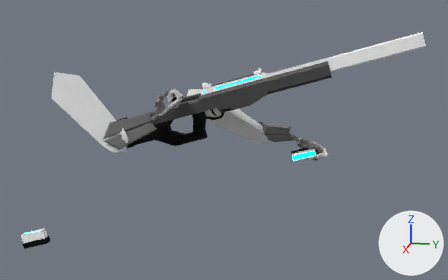
The Blender file ProtoSniperRig.blend, before and after one commit.
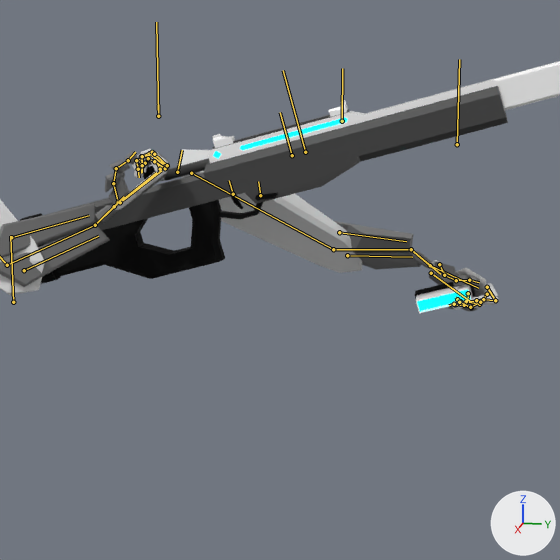
Old and new are each drawn whole from a camera (50 mm lens) standing at (16.93, 4.7, 2.39) and looking at (-0.35, 1.24, -1.93) and again close up on the part from 24% to 79% of the width and 8% to 96% of the height. Arrows for +X, +Y and +Z are at lower right; the lights stay in place. Both versions are drawn at frame 49 of the action 'ReloadEmpty'; the numbers are the values there. The bones that bend it are drawn over the model as lines in the close-ups.

Objects in the first close-up: 'Magazine', 'ProtoHandsModel', 'ProtoSniper'.
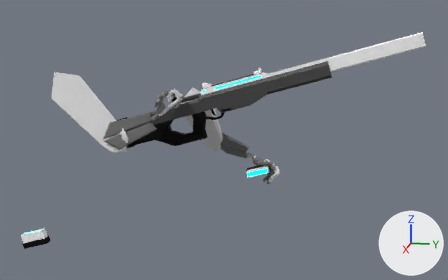
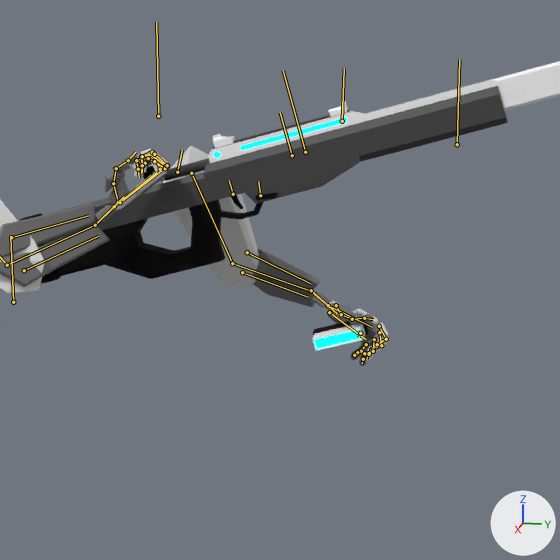
Pixel boxes [x1, y1, x2, y2] of what changed, in the close-ups (560 x 560 px):
'ProtoHandsModel', posed
    before: [0, 149, 498, 311]
    after: [0, 146, 389, 366]
'Magazine', posed
    before: [415, 280, 475, 314]
    after: [312, 320, 368, 351]
bone 'Middle1.L', root to tip
    before: (487, 294) to (479, 304)
    after: (379, 332) to (381, 345)
bone 'Index2.L', root to tip
    before: (495, 300) to (483, 299)
    after: (386, 339) to (377, 344)
bone 'Thumb1.L', root to tip
    before: (439, 264) to (444, 275)
    after: (336, 305) to (341, 314)
bone 'Pinky1.L', root to tip
    before: (471, 307) to (464, 305)
    after: (366, 344) to (361, 351)
bone 'Ring1.L', root to tip
    before: (480, 302) to (470, 307)
    after: (374, 339) to (373, 351)
bone 'Mag1', root to tip
    before: (468, 293) to (468, 298)
    after: (360, 333) to (359, 337)

What the commit changed:
Bone 'Middle1.L' (bone_middle1_l) turns from (-21, 0, 94) to (-18, -12, 61) degrees about its own x, y and z.
Bone 'Index2.L' (bone_index2_l) turns from (0, 0, 114) to (0, 0, 78) degrees about its own x, y and z.
Bone 'Thumb1.L' (bone_thumb1_l) turns from (15, 47, 55) to (17, 48, 52) degrees about its own x, y and z.
Bone 'Pinky1.L' (bone_pinky1_l) turns from (0, 0, 131) to (0, 0, 85) degrees about its own x, y and z.
Bone 'Ring1.L' (bone_ring1_l) turns from (0, 0, 105) to (0, 0, 62) degrees about its own x, y and z.
Bone 'Mag1' (bone_mag1) moves from (-1.08, -1.85, 2.4) to (-2.17, -2.27, 4.06).
